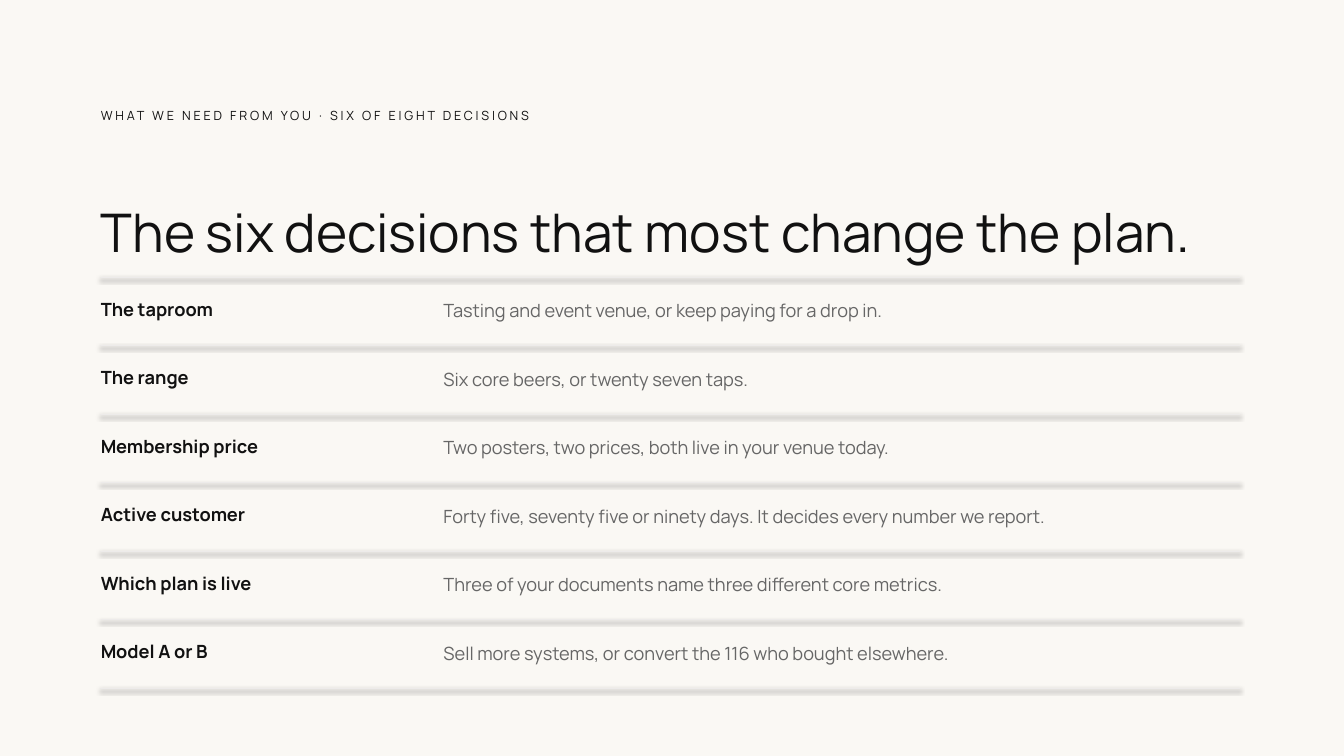
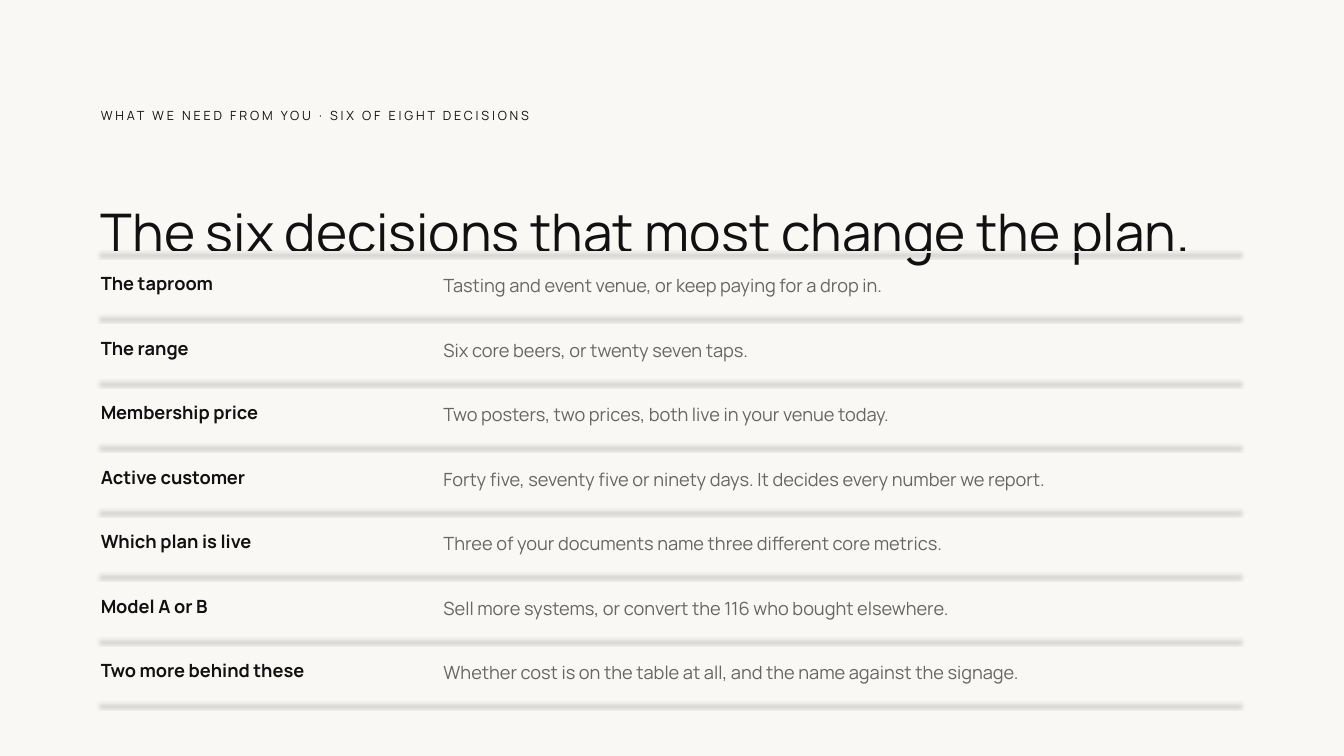
Before and after one commit to clentjewell/tapthatbrewery, a slide deck: slide 14 of 00 Admin/06 Presentations/JP_TapThat_WhereYouAre_v01.pptx (slide 11 before the commit). Drawn at 1344x756 pixels with LibreOffice and Linux fonts; fonts in the diff are those of the drawing. Boxes give left, top, right and bottom in pixels: in the first picture for what was removed or moved away, otherwise in the second. Text is boxed around its words. In the diff, an @@ line names an element or a change of style, - is before the commit and + after.

```diff
--- a/00 Admin/06 Presentations/JP_TapThat_WhereYouAre_v01.pptx
+++ b/00 Admin/06 Presentations/JP_TapThat_WhereYouAre_v01.pptx
@@ text "The taproom": place and size @@
-text "The taproom" at bbox=[101, 303, 213, 321]
+text "The taproom" at bbox=[101, 277, 213, 295]
@@ line moved from (101, 277) - (1240, 277) to (101, 252) - (1240, 252) @@
@@ text "Tasting and event venue, or ...": place and size @@
-text "Tasting and event venue, or ..." at bbox=[443, 303, 882, 322]
+text "Tasting and event venue, or ..." at bbox=[443, 278, 882, 297]
@@ line moved from (101, 346) - (1240, 346) to (101, 317) - (1240, 317) @@
@@ text "The range": place and size @@
-text "The range" at bbox=[101, 371, 189, 389]
+text "The range" at bbox=[101, 342, 189, 360]
@@ text "Six core beers, or twenty ...": place and size @@
-text "Six core beers, or twenty ..." at bbox=[443, 372, 748, 391]
+text "Six core beers, or twenty ..." at bbox=[443, 343, 748, 362]
@@ 2 texts, 2 lines: place and size @@
-2 texts, 2 lines at bbox=[101, 414, 1240, 483]
+2 texts, 2 lines at bbox=[101, 381, 1240, 446]
@@ text "Active customer": place and size @@
-text "Active customer" at bbox=[101, 507, 246, 522]
+text "Active customer" at bbox=[101, 470, 246, 485]
@@ text "Forty five, seventy five or ...": place and size @@
-text "Forty five, seventy five or ..." at bbox=[443, 509, 1045, 528]
+text "Forty five, seventy five or ..." at bbox=[443, 472, 1045, 491]
@@ 2 texts, 1 line: place and size @@
-2 texts, 1 line at bbox=[101, 552, 1240, 596]
+2 texts, 1 line at bbox=[101, 510, 1240, 555]
@@ text "Model A or B": place and size @@
-text "Model A or B" at bbox=[101, 644, 207, 659]
+text "Model A or B" at bbox=[101, 599, 207, 614]
@@ line moved from (101, 620) - (1240, 620) to (101, 575) - (1240, 575) @@
@@ text "Sell more systems, or convert ...": place and size @@
-text "Sell more systems, or convert ..." at bbox=[443, 646, 948, 665]
+text "Sell more systems, or convert ..." at bbox=[443, 601, 948, 620]
@@ line moved from (101, 689) - (1240, 689) to (101, 639) - (1240, 639) @@
@@ text added at bbox=[101, 663, 304, 678], 13 pt, text #111111, bold @@
+Two more behind these
@@ text added at bbox=[443, 665, 1019, 684], 13 pt, text #666666 @@
+Whether cost is on the table at all, and the name against the signage.
@@ line added from (101, 704) to (1240, 704), #EDEBEA 0.75 pt @@
```
Also in this commit, not shown: 3 other slides changed, 3 slides added, 8 other files.
